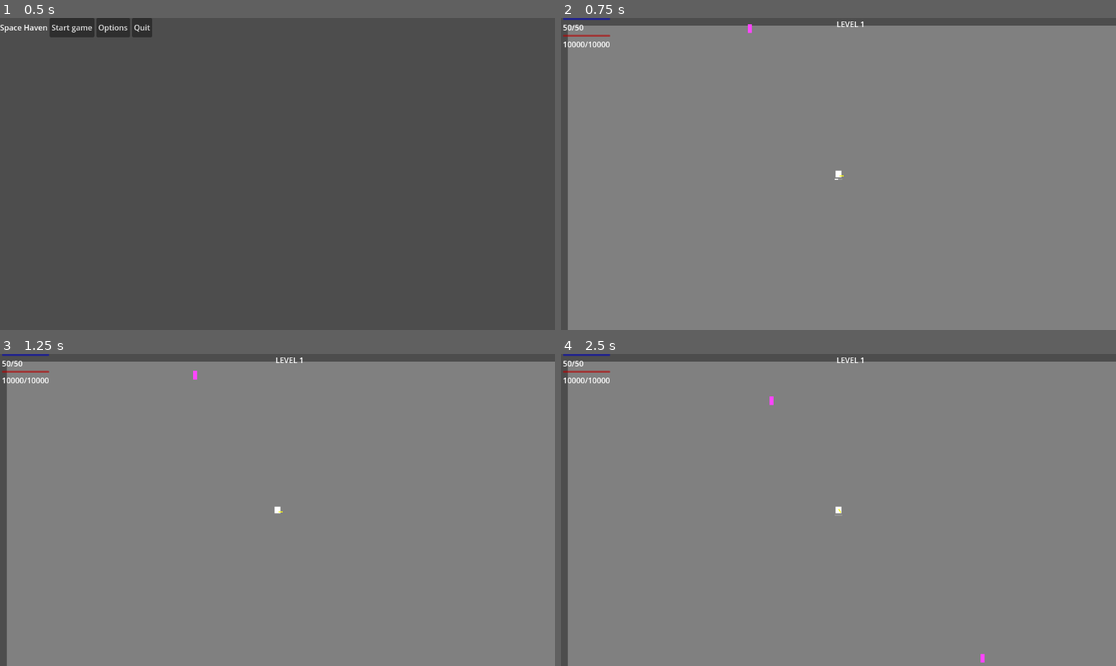
Above: before the commit, frames 1-4 (two rows, left to right).
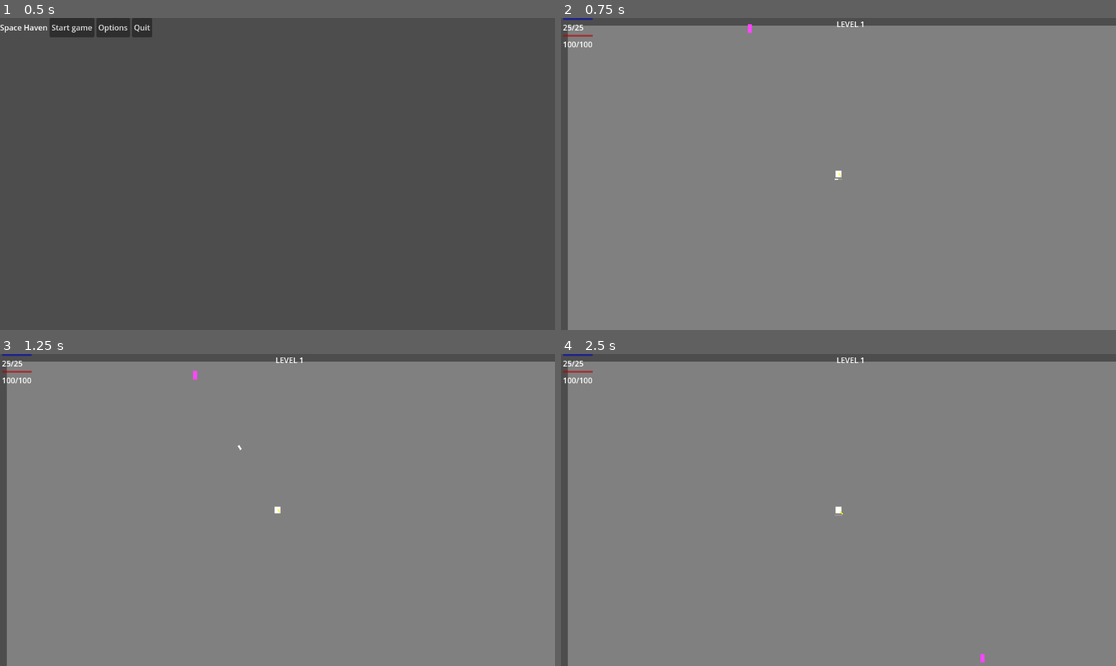
Above: after the commit, the same moments.

Repository: YogevSaadon/void-gambit
Game: Godot game, scene res://scenes/game/MainMenu.tscn
The game is run twice, just before and just after one commit, with the same random seed, the same clock (stepped at 60 frames per second) and the same inputs.
Inputs (mouse positions are in pixels of both pictures, inside the frame that each line leads up to):
- Up to frame 1 (0.5 s): no input
- Up to frame 2 (0.75 s): click "Start game" at 0.5 s
- Up to frame 3 (1.25 s): no input
- Up to frame 4 (2.5 s): tap Enter at 1.25 s; move the mouse to (960, 494) at 1.27 s; tap F at 1.35, 2.1 s; click (960, 494) at 1.42 s; move the mouse to (727, 525) at 2.02 s; hold S from 2.03 s (still down)

Frame 1 is identical in both runs. In frame 2, 0.1% of the frame differs, in the area x 0-51%, y 0-52%; in frame 3, 0.2%; in frame 4, 0.2%.

Commit message:
eh
remade the hole system to save items better breated a few bugs and fixed some few more left sadly

Diff:
--- a/scenes/actors/Player.tscn
+++ b/scenes/actors/Player.tscn
@@ -17,13 +17,6 @@
 [node name="Player" instance=ExtResource("1_uvhjo")]
 position = Vector2(1, -5)
 script = ExtResource("2_ehrxk")
-crit_chance = 5.0
-luck = 1.0
-weapon_range = 500.0
-piercing = 0
-blink_cooldown = 5.0
-base_fire_rate = 2.0
-attack_speed = 1.0
 
 [node name="Sprite" parent="." index="0"]
 scale = Vector2(12, 14.1352)
--- a/scripts/actors/Actor.gd
+++ b/scripts/actors/Actor.gd
@@ -1,37 +1,41 @@
 extends CharacterBody2D
 class_name Actor
 
-# ====== Exports ======
-@export var max_health: int = 5
-@export var health: int = 5
+# ========================
+# EXPORTS (Configurable Stats)
+# ========================
+@export var max_health: int = 100
+@export var health: int = 100
+@export var max_shield: int = 0
 @export var shield: int = 0
-@export var max_shield: int = 0
 @export var speed: float = 0.0
 @export var shield_recharge_rate: float = 0.0
 
-# ====== Constants ======
-const PLAYER_LAYER = 1
-const ENEMY_LAYER = 2
-
-# ====== Runtime Variables ======
+# ========================
+# INTERNAL STATE
+# ========================
 var velocity_direction: Vector2 = Vector2.ZERO
 
-# ====== Built-in Methods ======
 
-func _enter_tree() -> void:
-	# Set up collision layers/masks via code
-	collision_layer = 1 << ENEMY_LAYER
-	collision_mask = (1 << 0) | (1 << PLAYER_LAYER)
-
+# ========================
+# MOVEMENT + SHIELD
+# ========================
 func move(direction: Vector2, _delta: float) -> void:
 	velocity = direction * speed
 	move_and_slide()
 
+func recharge_shield(delta: float) -> void:
+	if shield < max_shield:
+		shield = min(shield + shield_recharge_rate * delta, max_shield)
+
+# ========================
+# DAMAGE + DEATH
+# ========================
 func take_damage(amount: int) -> void:
 	if shield > 0:
 		shield -= amount
 		if shield < 0:
-			health += shield  # Remaining damage spills to health
+			health += shield  # shield is negative, subtracts from health
 			shield = 0
 	else:
 		health -= amount
@@ -40,8 +44,17 @@
 		destroy()
 
 func destroy() -> void:
-	queue_free()  # Default behavior; subclasses can override
+	queue_free()
 
-func recharge_shield(delta: float) -> void:
-	if shield < max_shield:
-		shield = int(min(shield + shield_recharge_rate * delta, max_shield))
+# ========================
+# GETTERS
+# ========================
+func get_actor_stats() -> Dictionary:
+	return {
+		"max_hp": max_health,
+		"hp": health,
+		"max_shield": max_shield,
+		"shield": shield,
+		"speed": speed,
+		"shield_recharge_rate": shield_recharge_rate,
+	}
--- a/scripts/actors/Enemy.gd
+++ b/scripts/actors/Enemy.gd
@@ -7,6 +7,9 @@
 
 func _ready():
 	add_to_group("Enemies")
+	collision_layer = 1 << 2       # Layer 2 = Enemy
+	collision_mask = 1 << 4        # Only detect Bullets (Layer 4)
+
 	max_health = 20
 	health = 20
 	speed = 50
--- a/scripts/actors/Player.gd
+++ b/scripts/actors/Player.gd
@@ -1,71 +1,54 @@
 extends "res://scripts/actors/Actor.gd"
 class_name Player
 
-# ====== Exports ======
-@export var crit_chance: float = 5.0
-@export var luck: float = 1.0
-@export var weapon_range: float = 500.0
-@export var piercing: int = 0
-@export var blink_cooldown: float = 5.0
-@export var base_fire_rate: float = 2.0
-@export var attack_speed: float = 1.0
+# ====== Dependencies (Injected) ======
+var player_data: Node = null  # must be set from Level.gd
 
 # ====== Constants ======
 const STOP_BUFFER_LIFETIME := 0.2
 const MOVE_STOP_THRESHOLD_SQUARED := 4.0
 
-# ====== Runtime Variables ======
+# ====== Runtime State ======
 @onready var shoot_bar = $ShootBarUI/Bar
+
+var target_position: Vector2
+var is_stopped: bool = false
+var buffered_target: Vector2
+var has_buffered_click: bool = false
+var stop_buffer_timer: float = 0.0
+
+var shoot_ready_timer: float = 0.0
+var shoot_cooldown_timer: float = 0.0
+var blink_timer: float = 0.0
 
 var fire_interval: float = 0.5
 var stop_to_shoot_delay: float = 0.2
 
-var shoot_ready_timer: float = 0.0
-var shoot_cooldown_timer: float = 0.0
-
-var blink_timer: float = 0.0
-var target_position: Vector2
-var is_stopped: bool = false
-
-# Buffer system for smart movement after stop
-var buffered_target: Vector2
-var has_buffered_click: bool = false
-var stop_buffer_timer: float = 0.0
-
-# ====== Passive Items and Stats ======
-var passive_items: Array = []
-
-var player_stats: Dictionary = {
-	"max_hp": 10000,
-	"hp": 10000,
-	"max_shield": 50,
-	"shield": 50,
-	"blinks": 3,
-	"rerolls": 1,
-}
-
-# ====== PassiveEffectManager signals ======
 signal player_blinked(position: Vector2)
 
-# ====== Built-in Methods ======
+# ====== Built-in ======
 
-func _ready() -> void:
+func initialize(p_data: Node) -> void:
+	player_data = p_data
 	add_to_group("Player")
-	max_health = player_stats["max_hp"]
-	health = player_stats["hp"]
-	max_shield = player_stats["max_shield"]
-	shield = player_stats["shield"]
-	shield_recharge_rate = 5.0
-	speed = 200.0
+	collision_layer = 1 << 1       # Player layer
+	collision_mask = 0
+
+	var stats = player_data.player_stats
+	max_health = stats.get("max_hp", 100)
+	health = stats.get("hp", max_health)
+	max_shield = stats.get("max_shield", 0)
+	shield = stats.get("shield", max_shield)
+	shield_recharge_rate = stats.get("shield_recharge_rate", 5.0)
+	speed = stats.get("speed", 200.0)
 
 	target_position = global_position
 	_update_attack_timing()
-	passive_items = PassiveItem.get_all_items()
-	apply_passives()
 
-	var pem = get_tree().root.get_node_or_null("PassiveEffectManager")
-	if pem:
-		pem.register_signals(self)
+func _update_attack_timing() -> void:
+	var stats = player_data.player_stats
+	fire_interval = 1.0 / (stats.get("base_fire_rate", 2.0) * stats.get("attack_speed", 1.0))
+	stop_to_shoot_delay = clamp(0.4 / stats.get("attack_speed", 1.0), 0.1, 0.4)
 
 func _physics_process(delta: float) -> void:
 	_update_shoot_bar()
@@ -73,21 +56,19 @@
 	_handle_movement(delta)
 	_auto_fire_weapons(delta)
 
+# ====== Input & Movement ======
+
 func _input(event) -> void:
 	if event is InputEventMouseButton and event.button_index == MOUSE_BUTTON_RIGHT and event.pressed:
 		_on_right_click()
 	elif event is InputEventKey:
 		if event.pressed:
 			match event.keycode:
-				KEY_S:
-					stop()
-				KEY_F:
-					_try_blink()
+				KEY_S: stop()
+				KEY_F: _try_blink()
 		else:
 			if event.keycode == KEY_S:
 				unstop()
-
-# ====== Movement & Blink ======
 
 func _on_right_click() -> void:
 	if is_stopped:
@@ -132,8 +113,15 @@
 		target_position = buffered_target
 		has_buffered_click = false
 
+func receive_damage(amount: int) -> void:
+	take_damage(amount)
+
+
+# ====== Blink System ======
+
 func _try_blink() -> void:
-	if blink_timer >= blink_cooldown:
+	var cooldown = player_data.player_stats.get("blink_cooldown", 5.0)
+	if blink_timer >= cooldown:
 		blink_to_position(get_global_mouse_position())
 		blink_timer = 0.0
 
@@ -141,23 +129,12 @@
 	global_position = pos
 	target_position = pos
 	velocity = Vector2.ZERO
-
 	emit_signal("player_blinked", global_position)
 
-
-func _trigger_blink_explosion() -> void:
-	print("Blink explosion triggered")
-	# Implement real explosion later
-
 func _handle_blink_cooldown(delta: float) -> void:
-	if blink_timer < blink_cooldown:
-		blink_timer += delta
+	blink_timer += delta
 
 # ====== Shooting ======
-
-func _update_attack_timing():
-	fire_interval = 1.0 / (base_fire_rate * attack_speed)
-	stop_to_shoot_delay = clamp(0.4 / attack_speed, 0.1, 0.4)
 
 func _update_shoot_bar() -> void:
 	var fill = pow(clamp(shoot_ready_timer / stop_to_shoot_delay, 0.0, 1.0), 0.8)
@@ -178,17 +155,10 @@
 					child.auto_fire(delta)
 					shoot_cooldown_timer = fire_interval
 
-# ====== Weapon Management ======
+# ====== Weapons ======
 
 func get_weapon_slot(index: int) -> Node:
-	match index:
-		0: return $WeaponSlots/Weapon0
-		1: return $WeaponSlots/Weapon1
-		2: return $WeaponSlots/Weapon2
-		3: return $WeaponSlots/Weapon3
-		4: return $WeaponSlots/Weapon4
-		5: return $WeaponSlots/Weapon5
-		_: return null
+	return get_node("WeaponSlots/Weapon%d" % index)
 
 func clear_all_weapons() -> void:
 	for i in 6:
@@ -198,6 +168,10 @@
 				child.queue_free()
 
 func equip_weapon(scene: PackedScene, slot_index: int) -> void:
+	if scene == null:
+		push_error("Attempted to equip a null weapon scene in slot %d" % slot_index)
+		return
+
 	var slot = get_weapon_slot(slot_index)
 	if slot == null:
 		push_error("Weapon slot %d not found" % slot_index)
@@ -207,18 +181,6 @@
 	weapon.owner_player = self
 
 	if weapon.has_method("apply_weapon_modifiers"):
-		weapon.apply_weapon_modifiers({
-			"crit": crit_chance,
-			"piercing": piercing,
-			"range": weapon_range
-		})
+		weapon.apply_weapon_modifiers(player_data.player_stats)
 
 	slot.add_child(weapon)
-
-# ====== Passive Item Handling ======
-
-func apply_passives() -> void:
-	for item in passive_items:
-		for stat in item.stat_modifiers.keys():
-			if player_stats.has(stat):
-				player_stats[stat] += item.stat_modifiers[stat]
--- a/scripts/bullets/Bullet.gd
+++ b/scripts/bullets/Bullet.gd
@@ -10,6 +10,7 @@
 # ====== Built-in Methods ======
 
 func _ready() -> void:
+	set_collision_properties()
 	connect("body_entered", Callable(self, "_on_body_entered"))
 
 func _physics_process(delta: float) -> void:
@@ -18,6 +19,7 @@
 # ====== Collision Handling ======
 
 func _on_body_entered(body: Node) -> void:
+
 	if body.is_in_group("Enemies"):
 		if body.has_method("take_damage"):
 			body.take_damage(damage)
--- a/scripts/game/GameManager.gd
+++ b/scripts/game/GameManager.gd
@@ -3,23 +3,13 @@
 
 @export var starting_weapon: PackedScene = preload("res://scenes/weapons/FiringWeapon.tscn")
 
-# ====== Core Game State ======
+# ====== Game State ======
 var coins: int = 0
-var gold_coins: int = 0  # You use this in Hangar for Slot Machine
+var gold_coins: int = 0
 var level_number: int = 1
 
-# ====== Player State ======
+# ====== Weapon Loadout ======
 var equipped_weapons: Array[PackedScene] = []
-
-# New system: Player stats dictionary
-var player_stats: Dictionary = {
-	"max_hp": 10000,
-	"hp": 10000,
-	"max_shield": 50,
-	"shield": 50,
-	"blinks": 3,
-	"rerolls": 1,
-}
 
 func _ready() -> void:
 	_initialize_loadout()
@@ -34,13 +24,6 @@
 	gold_coins = 0
 	level_number = 1
 	_initialize_loadout()
-	_reset_player_stats()
-
-func _reset_player_stats() -> void:
-	player_stats["hp"] = player_stats["max_hp"]
-	player_stats["shield"] = player_stats["max_shield"]
-	player_stats["blinks"] = 3
-	player_stats["rerolls"] = 1
 
 func next_level() -> void:
 	level_number += 1
--- a/scripts/game/Level.gd
+++ b/scripts/game/Level.gd
@@ -2,34 +2,48 @@
 class_name Level
 
 # ====== Exports ======
-@export var enemy_scene: PackedScene  # Optional override if needed
+@export var enemy_scene: PackedScene
 
-# ====== Onready Variables ======
-@onready var player = $Player
+# ====== Nodes ======
+var player: Node = null
 @onready var level_ui = $LevelUI
 @onready var wave_manager = $WaveManager
-@onready var gm = get_tree().root.get_node("GameManager")
+
+@onready var game_manager = get_tree().root.get_node("GameManager")
+@onready var player_data = get_tree().root.get_node("PlayerData")
+@onready var pem = get_tree().root.get_node("PassiveEffectManager")
 
 # ====== Constants ======
-const SCREEN_SIDES: int = 4  # Top, Bottom, Left, Right
+const SCREEN_SIDES := 4
 
 # ====== Built-in Methods ======
+func _ready() -> void:
+	# Inject PlayerData into Player
+	player = $Player
+	player.player_data = player_data
+	player.initialize(player_data)  # optional if you use it
 
-func _ready() -> void:
+	# Setup PEM with PlayerData and player
+	pem.initialize_from_player_data(player_data)
+	pem.register_signals(player)
+
+	# Assign enemy scene BEFORE starting level
+	_set_wave_enemy_scene()
+
+	# Setup rest
 	level_ui.set_player(player)
-	_set_wave_enemy_scene()
 	_connect_wave_signals()
 	_equip_player_weapons()
+
+	# START LEVEL only after everything is ready
 	_start_level()
 
-	var pem = get_tree().root.get_node("PassiveEffectManager")
-	pem.register_signals(player)
 
-
-# ====== Initialization Helpers ======
-
+# ====== Wave Setup ======
 func _set_wave_enemy_scene() -> void:
-	wave_manager.enemy_scene = preload("res://scenes/actors/Enemy.tscn")
+	if enemy_scene == null:
+		enemy_scene = preload("res://scenes/actors/Enemy.tscn")
+	wave_manager.enemy_scene = enemy_scene
 
 func _connect_wave_signals() -> void:
 	wave_manager.wave_started.connect(_on_wave_started)
@@ -39,17 +53,16 @@
 
 func _equip_player_weapons() -> void:
 	player.clear_all_weapons()
-	for i in gm.equipped_weapons.size():
-		var weapon_scene = gm.equipped_weapons[i]
-		if weapon_scene:
+	for i in game_manager.equipped_weapons.size():
+		var weapon_scene = game_manager.equipped_weapons[i]
+		if weapon_scene != null:
 			player.equip_weapon(weapon_scene, i)
 
 func _start_level() -> void:
-	wave_manager.set_level(gm.level_number)
+	wave_manager.set_level(game_manager.level_number)
 	wave_manager.start_level()
 
 # ====== Wave Signal Handlers ======
-
 func _on_wave_started(wave_number: int) -> void:
 	print("Wave %d started!" % wave_number)
 
@@ -59,21 +72,21 @@
 
 func _on_wave_completed(wave_number: int) -> void:
 	print("Wave %d complete!" % wave_number)
-	gm.add_coins(wave_number * 100)
+	game_manager.add_coins(wave_number * 100)
 
 func _on_level_completed(level_number: int) -> void:
 	print("Level %d finished!" % level_number)
+	player_data.sync_from_player(player)
 	get_tree().change_scene_to_file("res://scenes/game/Hangar.tscn")
 
-# ====== Utility Methods ======
-
+# ====== Utility ======
 func _get_random_spawn_position() -> Vector2:
 	var screen_size = get_viewport_rect().size
 	var side = randi() % SCREEN_SIDES
 
 	match side:
-		0: return Vector2(randf_range(0.0, screen_size.x), 0.0)  # Top
-		1: return Vector2(randf_range(0.0, screen_size.x), screen_size.y)  # Bottom
-		2: return Vector2(0.0, randf_range(0.0, screen_size.y))  # Left
-		3: return Vector2(screen_size.x, randf_range(0.0, screen_size.y))  # Right
+		0: return Vector2(randf_range(0.0, screen_size.x), 0.0)
+		1: return Vector2(randf_range(0.0, screen_size.x), screen_size.y)
+		2: return Vector2(0.0, randf_range(0.0, screen_size.y))
+		3: return Vector2(screen_size.x, randf_range(0.0, screen_size.y))
 	return Vector2.ZERO
--- a/scripts/game/MainMenu.gd
+++ b/scripts/game/MainMenu.gd
@@ -1,6 +1,4 @@
 extends Control
-
-var gm: Node = null
 
 func _ready():
 	_bootstrap_managers()
@@ -11,7 +9,7 @@
 	var root = get_tree().root
 
 	if not root.has_node("GameManager"):
-		gm = preload("res://scripts/game/GameManager.gd").new()
+		var gm = preload("res://scripts/game/GameManager.gd").new()
 		gm.name = "GameManager"
 		root.call_deferred("add_child", gm)
 
@@ -19,11 +17,21 @@
 		var pem = preload("res://scripts/game/PassiveEffectManager.gd").new()
 		pem.name = "PassiveEffectManager"
 		root.call_deferred("add_child", pem)
-		pem.register_game_manager(gm)
 
+	if not root.has_node("PlayerData"):
+		var pd = preload("res://scripts/game/PlayerData.gd").new()
+		pd.name = "PlayerData"
+		root.call_deferred("add_child", pd)
+
+func get_game_manager() -> Node:
+	return get_tree().root.get_node("GameManager")
+
+func get_player_data() -> Node:
+	return get_tree().root.get_node("PlayerData")
 
 func _on_start_pressed():
-	gm.reset_run()
+	get_game_manager().reset_run()
+	get_player_data().reset()
 
 	var pem = get_tree().root.get_node_or_null("PassiveEffectManager")
 	if pem:
--- a/scripts/game/PassiveEffectManager.gd
+++ b/scripts/game/PassiveEffectManager.gd
@@ -1,21 +1,20 @@
 extends Node
 class_name PassiveEffectManager
 
-var game_manager: Node = null  # reference to GameManager
+var active_effects: Dictionary = {}
+var player_data: Node = null
 
-var active_effects: Dictionary = {}
+func reset() -> void:
+	active_effects.clear()
 
-func enable_effect(effect_name: String) -> void:
-	active_effects[effect_name] = true
-
-func disable_effect(effect_name: String) -> void:
-	active_effects.erase(effect_name)
+func initialize_from_player_data(data: Node) -> void:
+	reset()
+	player_data = data
+	for flag in player_data.active_behavior_flags.keys():
+		active_effects[flag] = true
 
 func has_effect(effect_name: String) -> bool:
 	return active_effects.has(effect_name)
-
-func register_game_manager(gm: Node) -> void:
-	game_manager = gm
 
 func register_signals(player: Node) -> void:
 	player.player_blinked.connect(_on_player_blinked)
@@ -26,20 +25,3 @@
 
 func _trigger_blink_explosion(pos: Vector2) -> void:
 	print("Explosion triggered at ", pos)
-	# TODO: Replace with actual explosion node
-
-func reset() -> void:
-	active_effects.clear()
-
-func add_item(item: PassiveItem) -> void:
-	if not game_manager:
-		push_error("PassiveEffectManager has no reference to GameManager")
-		return
-
-	for stat in item.stat_modifiers:
-		if game_manager.player_stats.has(stat):
-			game_manager.player_stats[stat] += item.stat_modifiers[stat]
-
-	for effect_flag in item.behavior_flags:
-		if item.behavior_flags[effect_flag]:
-			enable_effect(effect_flag)
--- a/scripts/game/PassiveItem.gd
+++ b/scripts/game/PassiveItem.gd
@@ -39,3 +39,9 @@
 		create_reinforced_hull(),
 		# Add more items below...
 	]
+
+static func get_item_by_name(name: String) -> PassiveItem:
+	for item in get_all_items():
+		if item.name == name:
+			return item
+	return null
--- /dev/null
+++ b/scripts/game/PlayerData.gd
@@ -0,0 +1,74 @@
+extends Node
+class_name PlayerData
+
+var player_stats: Dictionary = {
+	"max_hp": 100,
+	"hp": 100,
+	"max_shield": 25,
+	"shield": 25,
+	"speed": 200.0,
+	"shield_recharge_rate": 5.0,
+	"base_fire_rate": 2.0,
+	"attack_speed": 1.0,
+	"weapon_range": 500.0,
+	"crit_chance": 5.0,
+	"piercing": 0,
+	"blink_cooldown": 5.0,
+	"blinks": 3,
+	"rerolls": 1,
+}
+
+var passive_item_names: Array[String] = []
+var active_behavior_flags: Dictionary = {}
+
+func reset() -> void:
+	player_stats = {
+		"max_hp": 100,
+		"hp": 100,
+		"max_shield": 25,
+		"shield": 25,
+		"speed": 200.0,
+		"shield_recharge_rate": 5.0,
+		"base_fire_rate": 2.0,
+		"attack_speed": 1.0,
+		"weapon_range": 500.0,
+		"crit_chance": 5.0,
+		"piercing": 0,
+		"blink_cooldown": 5.0,
+		"blinks": 3,
+		"rerolls": 1,
+	}
+	passive_item_names.clear()
+	active_behavior_flags.clear()
+
+func add_item(item: PassiveItem) -> void:
+	if item.name in passive_item_names:
+		return
+
+	passive_item_names.append(item.name)
+
+	for stat in item.stat_modifiers:
+		if player_stats.has(stat):
+			player_stats[stat] += item.stat_modifiers[stat]
+		else:
+			print("⚠ New stat added to player_stats: ", stat)
+			player_stats[stat] = item.stat_modifiers[stat]
+
+	for flag in item.behavior_flags:
+		if item.behavior_flags[flag]:
+			active_behavior_flags[flag] = true
+
+func get_passive_items() -> Array:
+	var items: Array = []
+	for name in passive_item_names:
+		var item = PassiveItem.get_item_by_name(name)
+		if item:
+			items.append(item)
+	return items
+
+func has_behavior(flag: String) -> bool:
+	return active_behavior_flags.has(flag)
+
+func sync_from_player(p: Node) -> void:
+	player_stats["hp"] = p.health
+	player_stats["shield"] = p.shield
--- a/scripts/game/WaveManager.gd
+++ b/scripts/game/WaveManager.gd
@@ -75,10 +75,14 @@
 	if _spawn_timer <= 0.0:
 		_spawn_timer = _current_wave_data["spawn_interval"]
 
+		if enemy_scene == null:
+			push_error("WaveManager: enemy_scene is null! Cannot instantiate.")
+			return
+
 		var enemy = enemy_scene.instantiate()
 		emit_signal("enemy_spawned", enemy)
+		_spawned_enemies += 1
 
-		_spawned_enemies += 1
 
 func _finish_wave() -> void:
 	_wave_running = false
--- a/scripts/other/Hitbox.gd
+++ b/scripts/other/Hitbox.gd
@@ -1,38 +1,40 @@
 extends Area2D
 
-@export var tick_interval: float = 0.5  # Set this to match the player's invulnerability duration
-var tick_timer: float = 0.0
+@export var tick_interval: float = 0.5
 
-# Array to track overlapping enemy bodies.
 var overlapping_enemies: Array = []
+var enemy_cooldowns: Dictionary = {}
 
 func _ready():
 	connect("body_entered", Callable(self, "_on_body_entered"))
 	connect("body_exited", Callable(self, "_on_body_exited"))
-	collision_layer = 1 << 2  # Hitbox on layer 3
-	collision_mask = 1 << 1   # Detect collisions on layer 2
+	collision_layer = 1 << 3  # Put hitbox on Layer 4 (for example)
+	collision_mask = 1 << 2   # Detect enemies on Layer 2
 
 func _on_body_entered(body: Node) -> void:
 	if body.is_in_group("Enemies"):
 		if not overlapping_enemies.has(body):
 			overlapping_enemies.append(body)
-			var player = get_parent()
-			if player and player.has_method("take_damage"):
-				if body.has_method("can_deal_damage") and body.can_deal_damage():
-					player.take_damage(body.damage)
-					body.reset_damage_timer()
-
-
+			enemy_cooldowns[body] = 0.0
 
 func _on_body_exited(body: Node) -> void:
 	if body.is_in_group("Enemies"):
 		overlapping_enemies.erase(body)
+		enemy_cooldowns.erase(body)
 
-func _physics_process(delta):
-	tick_timer += delta
-	if tick_timer >= tick_interval:
-		tick_timer = 0.0
-		var player = get_parent()  # Assuming the hitbox is a child of the Player.
-		if player and player.has_method("receive_damage"):
-			for enemy in overlapping_enemies:
+func _physics_process(delta: float) -> void:
+	var player = get_parent()
+	if player == null or not player.has_method("receive_damage"):
+		return
+
+	for enemy in overlapping_enemies:
+		if not enemy_cooldowns.has(enemy):
+			enemy_cooldowns[enemy] = 0.0
+
+		enemy_cooldowns[enemy] -= delta
+
+		if enemy_cooldowns[enemy] <= 0.0:
+			if enemy.has_method("can_deal_damage") and enemy.can_deal_damage():
 				player.receive_damage(enemy.damage)
+				enemy.reset_damage_timer()
+				enemy_cooldowns[enemy] = tick_interval
